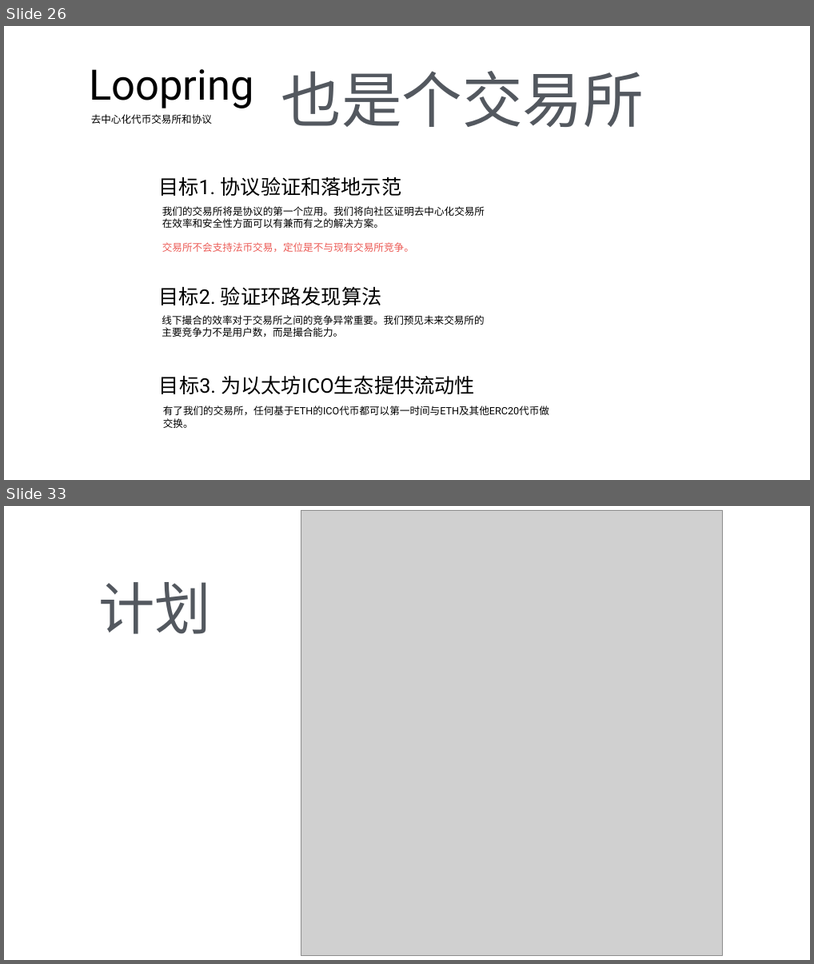
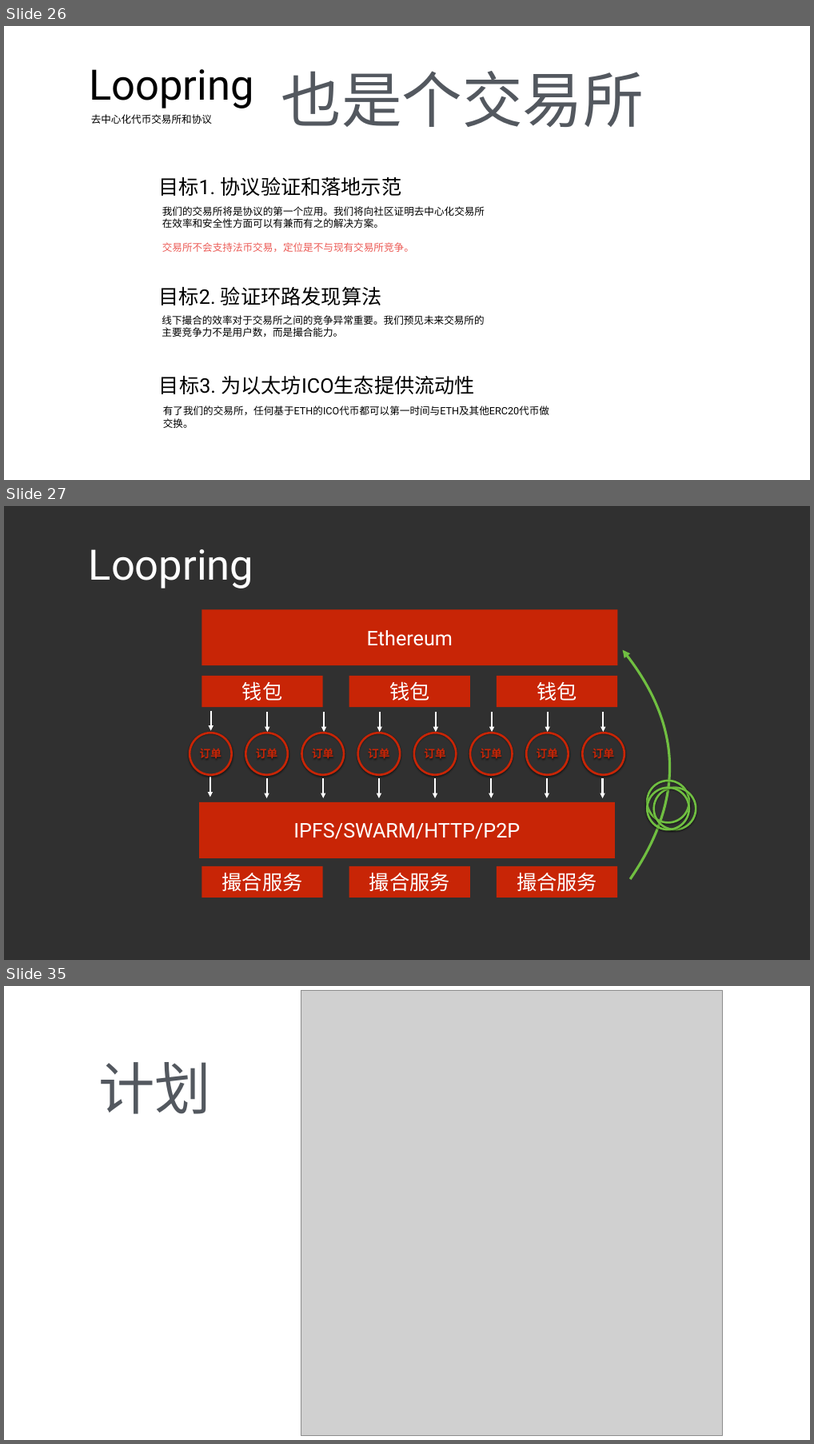
Before and after one commit to Loopring/whitepaper, a slide deck: keynote/loopring-technical.pptx. Shown one above the other, each under a label of ours: slides 26 and 33 before the commit, slides 26, 27 and 35 after it; the slides between them are not shown. The pictures are 814x964 and 814x1444 pixels, drawn with LibreOffice and Linux fonts; fonts in the diff are those of the drawing; grey boxes stand for pictures. Boxes give left, top, right and bottom in pixels: in the first picture for what was removed or moved away, otherwise in the second. Text is boxed around its words. In the diff, an @@ line names an element or a change of style, - is before the commit and + after.

```diff
--- a/keynote/loopring-technical.pptx
+++ b/keynote/loopring-technical.pptx
@@ slide 27 added at (4, 506, 810, 960), background #303030 @@
@@ text added at (89, 549, 254, 588), 100 pt, text #FFFFFF @@
+Loopring
@@ rectangle added at (202, 609, 618, 665), fill #C82506, 48 pt, text #FFFFFF @@
+Ethereum
@@ rectangle added at (202, 676, 323, 707), fill #C82506, 48 pt, text #FFFFFF @@
+钱包
@@ rectangle added at (350, 676, 470, 707), fill #C82506, 48 pt, text #FFFFFF @@
+钱包
@@ rectangle added at (497, 676, 618, 707), fill #C82506, 48 pt, text #FFFFFF @@
+钱包
@@ group added at (190, 710, 625, 775): 8 ellipses, 8 arrows @@
+订单
+订单
+订单
+订单
+订单
+订单
+订单
+订单
@@ group added at (199, 777, 615, 858): 8 arrows, 1 rectangle @@
+IPFS/SWARM/HTTP/P2P
@@ group added at (623, 650, 696, 879): 3 ellipses, 1 freeform shape @@
@@ rectangle added at (202, 866, 323, 897), fill #C82506, 48 pt, text #FFFFFF @@
+撮合服务
@@ rectangle added at (350, 866, 470, 897), fill #C82506, 48 pt, text #FFFFFF @@
+撮合服务
@@ rectangle added at (497, 866, 618, 897), fill #C82506, 48 pt, text #FFFFFF @@
+撮合服务
@@ what was slide 33 is now slide 35 @@
```
Also in this commit, not shown: 6 slides changed, 4 other slides added, 3 slides removed, 2 other files.
